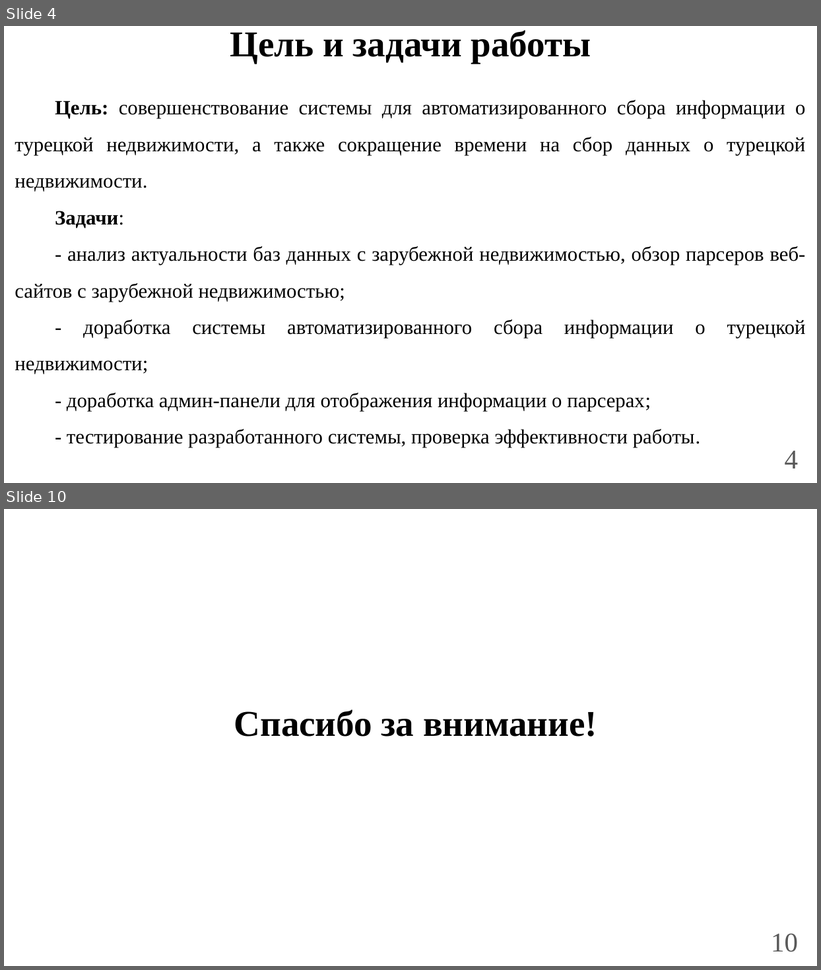
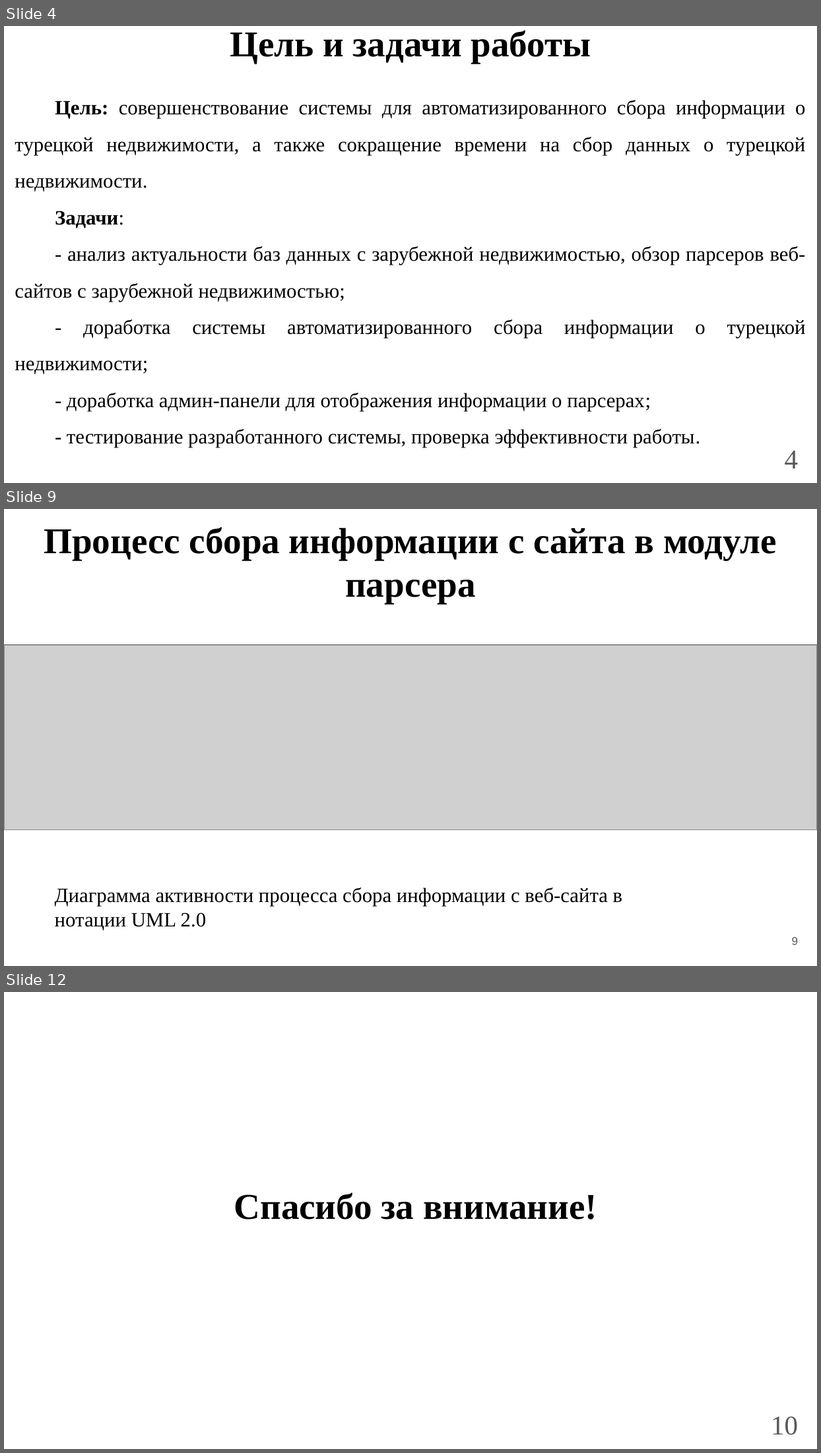
Before and after one commit to OkejoTM/Diploma, a slide deck: Presentation.pptx. Shown one above the other, each under a label of ours: slides 4 and 10 before the commit, slides 4, 9 and 12 after it; the slides between them are not shown. The pictures are 821x970 and 821x1453 pixels, drawn with LibreOffice and Linux fonts; fonts in the diff are those of the drawing; grey boxes stand for pictures. Boxes give left, top, right and bottom in pixels: in the first picture for what was removed or moved away, otherwise in the second. Text is boxed around its words. In the diff, an @@ line names an element or a change of style, - is before the commit and + after.

```diff
--- a/Presentation.pptx
+++ b/Presentation.pptx
@@ slide 9 added at (4, 509, 817, 966), background #FFFFFF @@
@@ title added at (44, 527, 777, 603), 32.2 pt, text #000000, bold @@
+Процесс сбора информации с сайта в модуле парсера
@@ picture added at (4, 645, 817, 830) @@
@@ text added at (55, 888, 623, 931), 18 pt, text #000000 @@
+Диаграмма активности процесса сбора информации с веб-сайта в нотации UML 2.0
@@ page number added at (792, 937, 799, 945), 10 pt, text #595959 @@
+9
@@ what was slide 10 is now slide 12 @@
```
Also in this commit, not shown: 7 slides changed, 5 other slides added, 1 slide removed, 9 other files.
